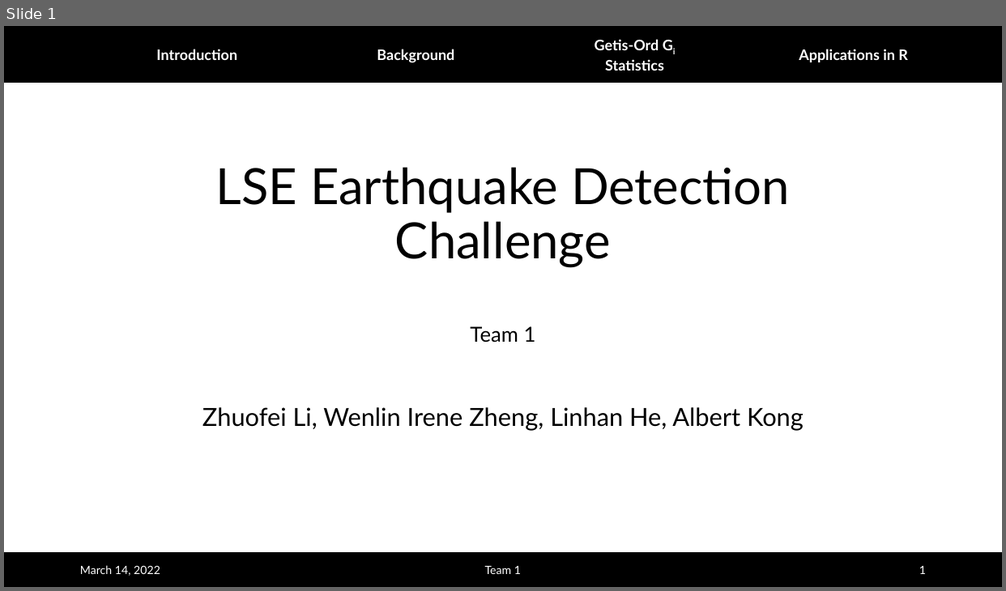
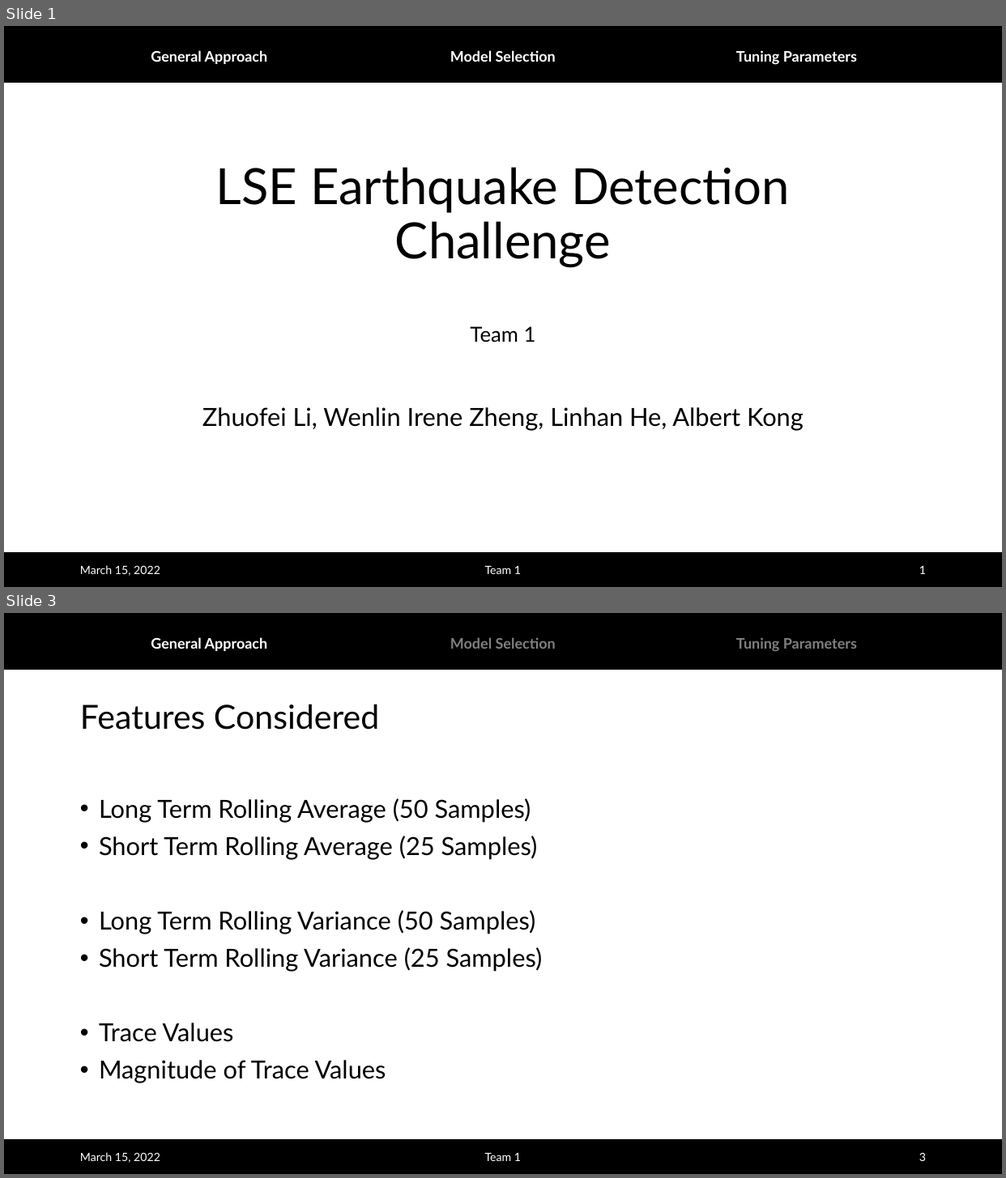
Before and after one commit to albertlk/grillochallenge, a slide deck: Challenge_Team1.pptx. Shown one above the other, each under a label of ours: slide 1 before the commit, slides 1 and 3 after it; the slides between them are not shown. The pictures are 1006x591 and 1006x1178 pixels, drawn with LibreOffice and Linux fonts; fonts in the diff are those of the drawing; background and template pictures are left out. Boxes give left, top, right and bottom in pixels: in the first picture for what was removed or moved away, otherwise in the second. Text is boxed around its words. In the diff, an @@ line names an element or a change of style, - is before the commit and + after.

```diff
--- a/Challenge_Team1.pptx
+++ b/Challenge_Team1.pptx
@@ slide 3 added at (4, 613, 1002, 1174), background #FFFFFF; not listed: 2 template elements that a slide beside it also shows @@
@@ text added at (151, 637, 268, 651), 14 pt, text #FFFFFF, bold @@
+General Approach
@@ text added at (450, 637, 556, 649), 14 pt, text #808080, bold @@
+Model Selection
@@ text added at (736, 638, 857, 651), 14 pt, text #808080, bold @@
+Tuning Parameters
@@ title added at (80, 704, 379, 730), 32 pt, text #000000 @@
+Features Considered
@@ text added at (99, 798, 543, 1084), 24 pt, text #000000 @@
+• Long Term Rolling Average (50 Samples)
+• Short Term Rolling Average (25 Samples)
+• Long Term Rolling Variance (50 Samples)
+• Short Term Rolling Variance (25 Samples)
+• Trace Values
+• Magnitude of Trace Values
@@ text added at (80, 1152, 160, 1163), 11 pt, text #FFFFFF @@
+March 15, 2022
@@ text added at (485, 1153, 521, 1161), 11 pt, text #FFFFFF @@
+Team 1
@@ page number added at (919, 1153, 926, 1161), 11 pt, text #FFFFFF @@
+3
@@ slide 1 changed as well @@
@@ text removed at (799, 49, 908, 62) @@
-Applications in R
@@ text at (151, 50, 268, 64): text changed @@
-Introduction
+General Approach
@@ text at (450, 50, 556, 62): text changed @@
-Background
+Model Selection
@@ text at (736, 50, 857, 65): text changed @@
-Getis-Ord Gi Statistics
+Tuning Parameters
@@ text at (80, 565, 160, 576): text changed @@
-March 14, 2022
+March 15, 2022
```
Also in this commit, not shown: 2 other slides changed, 2 other slides added, 1 slide removed, 1 other file.
